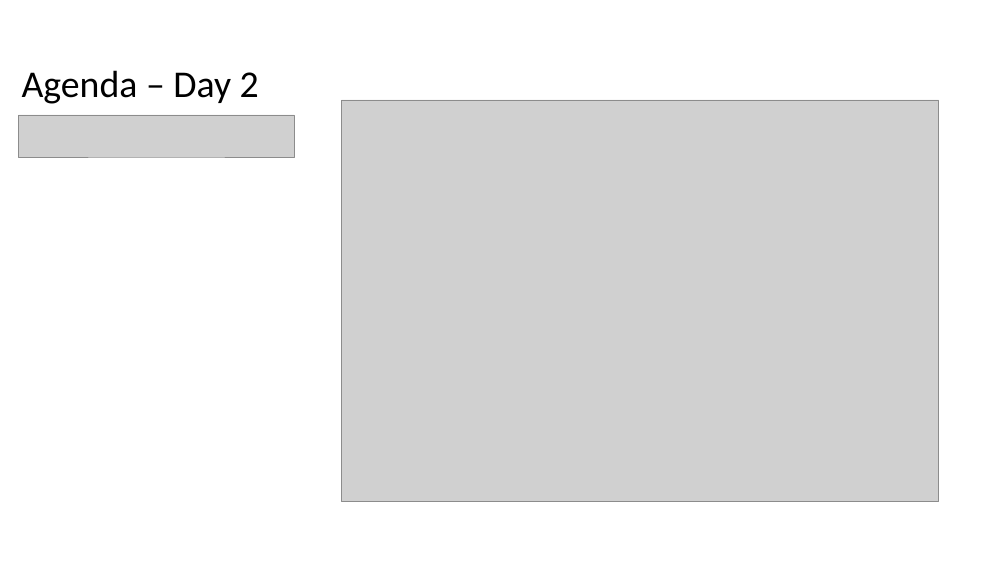
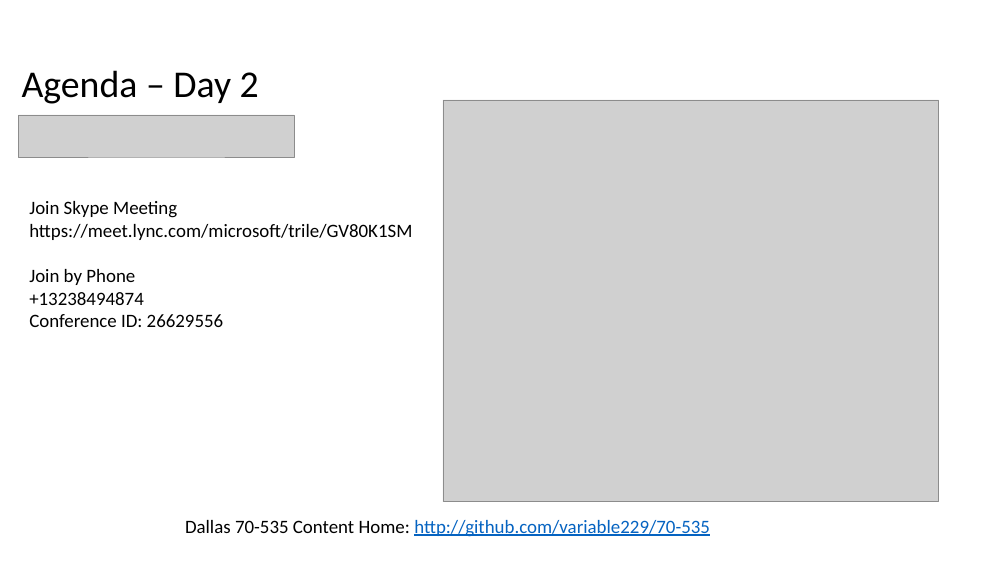
Before and after one commit to variable229/70-535, a slide deck: slide 3 of Presentations/2018-01-31-Dallas/Azure Agenda.pptx. Drawn at 1008x567 pixels with LibreOffice and Linux fonts; fonts in the diff are those of the drawing; grey boxes stand for pictures. Boxes give left, top, right and bottom in pixels: in the first picture for what was removed or moved away, otherwise in the second. Text is boxed around its words. In the diff, an @@ line names an element or a change of style, - is before the commit and + after.

```diff
--- a/Presentations/2018-01-31-Dallas/Azure Agenda.pptx
+++ b/Presentations/2018-01-31-Dallas/Azure Agenda.pptx
@@ picture: place and size @@
-picture at [342, 100, 939, 502]
+picture at [443, 100, 939, 502]
@@ text added at [29, 201, 412, 327], 18 pt, text #000000 @@
+Join Skype Meeting
+https://meet.lync.com/microsoft/trile/GV80K1SM
+Join by Phone
++13238494874
+Conference ID: 26629556
@@ text added at [185, 520, 710, 537], 18 pt, text #0563C1, underline @@
+Dallas 70-535 Content Home: http://github.com/variable229/70-535
```
Also in this commit, not shown: 1 slide added, 1 other file.
